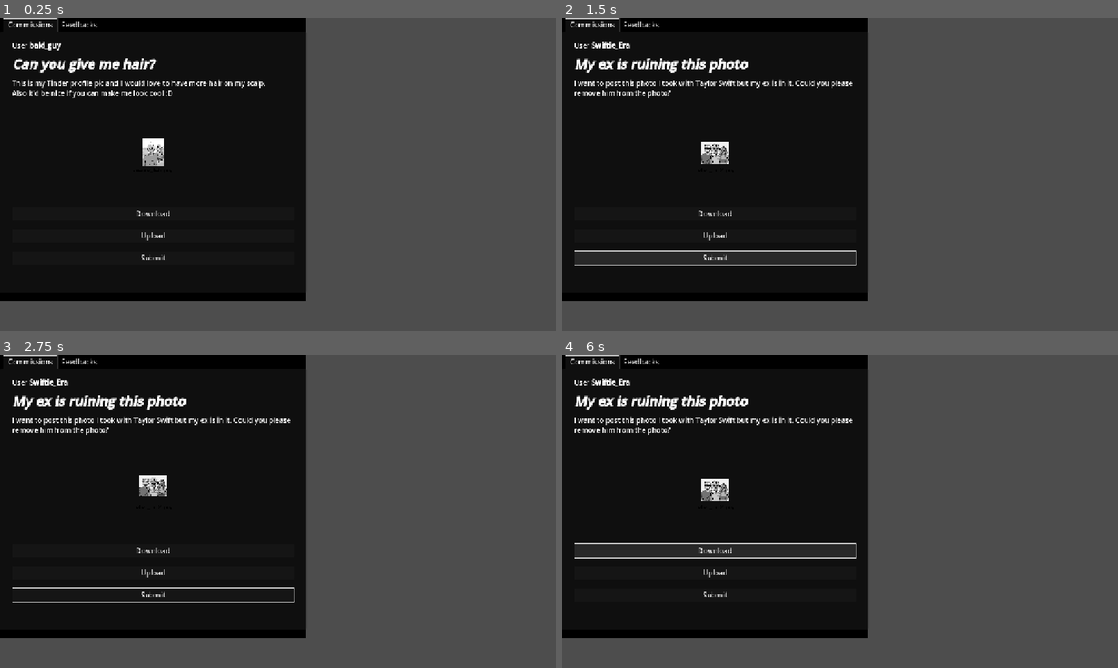
Above: before the commit, frames 1-4 (two rows, left to right).
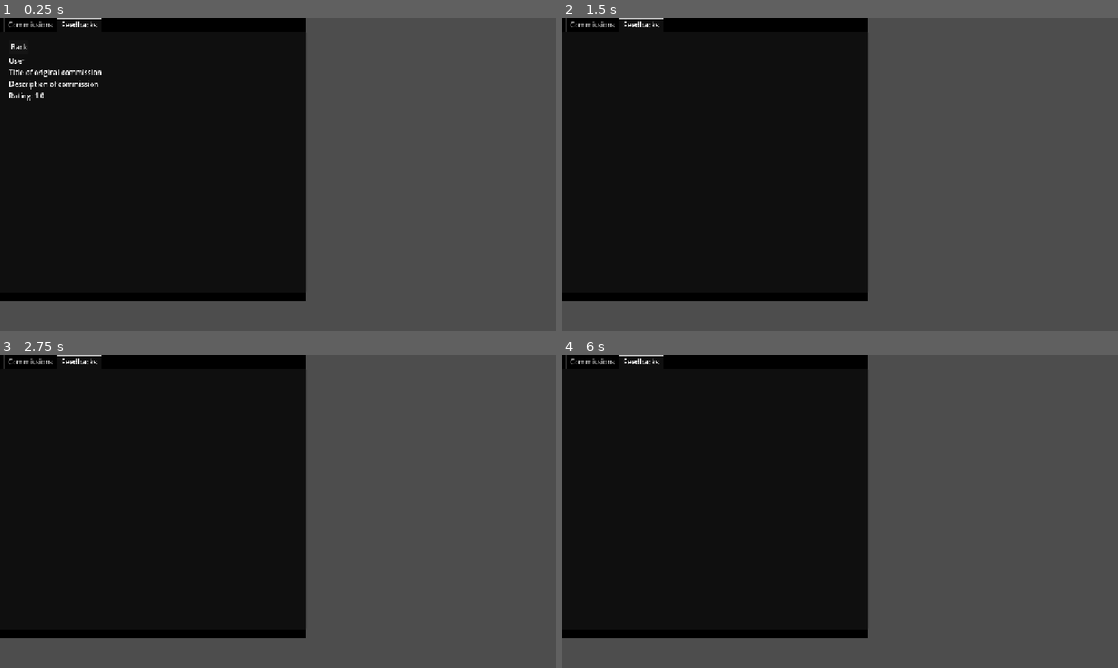
Above: after the commit, the same moments.

Repository: MunnChai/GMTKGameJam2025
Game: Godot game, scene res://apps/commissions_app/commissions_app.tscn
Same seed, same stepped clock (60 frames per second), same inputs: the game is played once before the commit and once after it. This scene is started directly instead of the project's main scene.
Inputs (mouse positions are in pixels of both pictures, inside the frame that each line leads up to):
- Up to frame 1 (0.25 s): no input
- Up to frame 2 (1.5 s): click (578, 46) at 0.5 s, where only the run after the commit has a clickable "Back"; click (717, 259) at 1.25 s, where only the run before the commit has a clickable "Submit"
- Up to frame 3 (2.75 s): click (155, 489) at 2 s, where only the run before the commit has a clickable "celeb_pic2.png"
- Up to frame 4 (6 s): click (717, 489) at 2.75 s, where only the run before the commit has a clickable "celeb_pic2.png"; click (717, 596) at 3.5 s, where only the run before the commit has a clickable "Submit"; click (717, 489) at 4.25 s, where only the run before the commit has a clickable "celeb_pic2.png"; click (717, 596) at 5 s, where only the run before the commit has a clickable "Submit"; click (717, 549) at 5.75 s, where only the run before the commit has a clickable "Download"

The runs differ from the first frame. In frame 1, 2.3% of the frame differs, in the area x 0-48%, y 0-78%; in frame 2, 4.6%; in frame 3, 2.5%; in frame 4, 4.7%, in the area x 0-53%, y 0-78%.

Commit message:
feedback now contains submitted work and a randomly generating rating

Diff:
--- a/game/gmtkgamejam2025/apps/commissions_app/commissions_app.gd
+++ b/game/gmtkgamejam2025/apps/commissions_app/commissions_app.gd
@@ -10,25 +10,30 @@
 @onready var title: RichTextLabel = %Title
 @onready var desc: RichTextLabel = %Description
 
+# commission related
 @onready var download_button: Button = %Download
 @onready var upload_button: Button = %Upload
 @onready var submit_button: Button = %Submit
+@onready var submitted_work: TextureRect = %SubmittedWork
 @onready var asset_list: HBoxContainer = %AssetList
+
+# feedback related
 @onready var back_button: Button = %BackButton
 @onready var feedback_list: VBoxContainer = %FeedbackList
 @onready var feedback_details: MarginContainer = %FeedbackDetails
 @onready var feedback_id: RichTextLabel = %FeedbackId
 @onready var feedback_title: RichTextLabel = %FeedbackTitle
 @onready var feedback_desc: RichTextLabel = %FeedbackDesc
-@onready var submitted_work: TextureRect = %SubmittedWork
+@onready var feedback_rating: RichTextLabel = %FeedbackRating
+@onready var feedback_submission: TextureRect = %FeedbackSubmission
 
 @export var commissions: Dictionary
 
 var commission_stat: CommissionStat
 
 const FileIconScene = preload("res://apps/file_explorer_app/file_icon.tscn")
-const FeedbackListItemScene = preload("res://apps/commissions_app/feedback_list_item.tscn")
-const FeedbackScript = preload("res://apps/commissions_app/feedback.gd")
+const FeedbackListItemScene = preload("res://apps/commissions_app/feedback/feedback_list_item.tscn")
+const FeedbackScript = preload("res://apps/commissions_app/feedback/feedback.gd")
 
 
 func _ready() -> void:
@@ -76,10 +81,11 @@
 	# emit_signal("day_changed")
 
 func add_feedback() -> void:
-	var feedback_instance: FeedbackListItem = FeedbackListItemScene.instantiate()
+	var feedback: Feedback = Feedback.new(randi_range(0, 10), CommissionsManager.get_submission())
+	CommissionsManager.add_feedback(feedback)
+	var feedback_instance = FeedbackListItemScene.instantiate()
 	feedback_list.add_child(feedback_instance)
-	feedback_instance.setup(commission_stat)
-	# add submission in the future
+	feedback_instance.setup(commission_stat, feedback)
 	feedback_instance.pressed.connect(on_feedback_item_pressed.bind(feedback_instance))
 
 func on_back_button_pressed() -> void:
@@ -93,14 +99,6 @@
 	submitted_work.show()
 	submitted_work.texture = work.texture
 
-func on_feedback_item_pressed(item: FeedbackListItem) -> void:
-	feedback_details.show()
-	feedback_list.hide()
-	var stat: CommissionStat = item.commission_stat
-	feedback_id.text = stat.id
-	feedback_title.text = stat.title
-	feedback_desc.text = stat.desc
-	#feedback_work.texture = item.submission
 
 func update_comm() -> void:
 	var day: int = GameStateManager.day
@@ -132,11 +130,26 @@
 		asset_list.add_child(icon_instance)
 		icon_instance.setup(file)
 
+
+func on_feedback_item_pressed(item: FeedbackListItem) -> void:
+	feedback_details.show()
+	feedback_list.hide()
+	var stat: CommissionStat = item.commission_stat
+	feedback_id.text = stat.id
+	feedback_title.text = stat.title
+	feedback_desc.text = stat.desc
+	var fb: Feedback = item.get_feedback()
+	feedback_rating.text = str(fb.rating)
+	feedback_submission.texture = fb.get_submission_texture()
+	#feedback_work.texture = item.submission
+
 #region TYLERS CODE
 func _load_existing_feedback() -> void:
-	var saved = CommissionsManager.get_feedbacks(int(commission_stat.id))
-	for fb_data in saved:
-		_create_feedback_item(fb_data)
+	return
+	## caused error so i commented it for now
+	#var saved = CommissionsManager.get_feedbacks(int(commission_stat.id))
+	#for fb_data in saved:
+		#_create_feedback_item(fb_data)
 
 func _on_feedback_added(c_id: int, fb_data) -> void:
 	if c_id != int(commission_stat.id):
--- a/game/gmtkgamejam2025/apps/commissions_app/commissions_app.tscn
+++ b/game/gmtkgamejam2025/apps/commissions_app/commissions_app.tscn
@@ -18,7 +18,7 @@
 }
 
 [node name="PanelContainer" type="PanelContainer" parent="."]
-custom_minimum_size = Vector2(705, 650)
+custom_minimum_size = Vector2(600, 650)
 layout_mode = 0
 offset_right = 705.0
 offset_bottom = 650.0
@@ -30,9 +30,10 @@
 
 [node name="TabContainer" type="TabContainer" parent="PanelContainer/VBoxContainer"]
 layout_mode = 2
-current_tab = 0
+current_tab = 1
 
 [node name="Commissions" type="MarginContainer" parent="PanelContainer/VBoxContainer/TabContainer"]
+visible = false
 layout_mode = 2
 theme_override_constants/margin_left = 20
 theme_override_constants/margin_top = 20
@@ -120,7 +121,6 @@
 text = "Submit"
 
 [node name="Feedbacks" type="MarginContainer" parent="PanelContainer/VBoxContainer/TabContainer"]
-visible = false
 layout_mode = 2
 theme_override_constants/margin_left = 20
 theme_override_constants/margin_top = 20
@@ -134,20 +134,21 @@
 
 [node name="FeedbackList" type="VBoxContainer" parent="PanelContainer/VBoxContainer/TabContainer/Feedbacks/ScrollContainer"]
 unique_name_in_owner = true
+visible = false
 custom_minimum_size = Vector2(0, 350)
 layout_mode = 2
 size_flags_horizontal = 4
 size_flags_vertical = 0
 
-[node name="FeedbackDetails" type="MarginContainer" parent="PanelContainer/VBoxContainer/TabContainer/Feedbacks"]
+[node name="FeedbackDetails" type="MarginContainer" parent="PanelContainer/VBoxContainer/TabContainer/Feedbacks/ScrollContainer"]
 unique_name_in_owner = true
-visible = false
+custom_minimum_size = Vector2(600, 0)
 layout_mode = 2
 
-[node name="VBoxContainer" type="VBoxContainer" parent="PanelContainer/VBoxContainer/TabContainer/Feedbacks/FeedbackDetails"]
+[node name="VBoxContainer" type="VBoxContainer" parent="PanelContainer/VBoxContainer/TabContainer/Feedbacks/ScrollContainer/FeedbackDetails"]
 layout_mode = 2
 
-[node name="BackButton" type="Button" parent="PanelContainer/VBoxContainer/TabContainer/Feedbacks/FeedbackDetails/VBoxContainer"]
+[node name="BackButton" type="Button" parent="PanelContainer/VBoxContainer/TabContainer/Feedbacks/ScrollContainer/FeedbackDetails/VBoxContainer"]
 unique_name_in_owner = true
 layout_mode = 2
 size_flags_horizontal = 0
@@ -155,23 +156,36 @@
 mouse_default_cursor_shape = 2
 text = "Back"
 
-[node name="FeedbackId" type="RichTextLabel" parent="PanelContainer/VBoxContainer/TabContainer/Feedbacks/FeedbackDetails/VBoxContainer"]
+[node name="FeedbackId" type="RichTextLabel" parent="PanelContainer/VBoxContainer/TabContainer/Feedbacks/ScrollContainer/FeedbackDetails/VBoxContainer"]
 unique_name_in_owner = true
 layout_mode = 2
 mouse_filter = 1
 text = "User"
 fit_content = true
 
-[node name="FeedbackTitle" type="RichTextLabel" parent="PanelContainer/VBoxContainer/TabContainer/Feedbacks/FeedbackDetails/VBoxContainer"]
+[node name="FeedbackTitle" type="RichTextLabel" parent="PanelContainer/VBoxContainer/TabContainer/Feedbacks/ScrollContainer/FeedbackDetails/VBoxContainer"]
 unique_name_in_owner = true
 layout_mode = 2
 mouse_filter = 1
 text = "Title of original commission"
 fit_content = true
 
-[node name="FeedbackDesc" type="RichTextLabel" parent="PanelContainer/VBoxContainer/TabContainer/Feedbacks/FeedbackDetails/VBoxContainer"]
+[node name="FeedbackDesc" type="RichTextLabel" parent="PanelContainer/VBoxContainer/TabContainer/Feedbacks/ScrollContainer/FeedbackDetails/VBoxContainer"]
 unique_name_in_owner = true
 layout_mode = 2
 mouse_filter = 1
 text = "Description of commission"
 fit_content = true
+
+[node name="FeedbackRating" type="RichTextLabel" parent="PanelContainer/VBoxContainer/TabContainer/Feedbacks/ScrollContainer/FeedbackDetails/VBoxContainer"]
+unique_name_in_owner = true
+layout_mode = 2
+text = "Rating: 1.0"
+fit_content = true
+
+[node name="FeedbackSubmission" type="TextureRect" parent="PanelContainer/VBoxContainer/TabContainer/Feedbacks/ScrollContainer/FeedbackDetails/VBoxContainer"]
+unique_name_in_owner = true
+custom_minimum_size = Vector2(0, 300)
+layout_mode = 2
+expand_mode = 1
+stretch_mode = 5
--- a/game/gmtkgamejam2025/apps/commissions_app/commissions_manager.gd
+++ b/game/gmtkgamejam2025/apps/commissions_app/commissions_manager.gd
@@ -4,22 +4,19 @@
 signal feedback_added(commission_id: int, feedback: Feedback)
 signal submission_added(work: File)
 
-var feedbacks: Dictionary[int, Array] = {}
+var feedbacks: Array[Feedback]
 var submission: File
 
-func add_feedback(commission_id: int, feedback: Feedback) -> void:
-	if not feedbacks.has(commission_id):
-		feedbacks[commission_id] = []
-	feedbacks[commission_id].append(feedback)
-	emit_signal("feedback_added", commission_id, feedback)
+func add_feedback(fb: Feedback) -> void:
+	feedbacks.append(fb)
 
-func get_feedbacks(commission_id: int) -> Array:
-	return feedbacks.get(commission_id, [])
-
-func clear_feedbacks(commission_id: int) -> void:
-	feedbacks.erase(commission_id)
+func get_feedbacks() -> Array[Feedback]:
+	return feedbacks
 
 func add_submission(work: File) -> void:
 	if work:
 		submission = work
 		submission_added.emit(work)
+
+func get_submission() -> File:
+	return submission
--- a/game/gmtkgamejam2025/apps/commissions_app/feedback.gd
+++ /dev/null
@@ -1,11 +0,0 @@
-class_name Feedback
-extends Node
-
-var title: String
-var rating: int
-var submission: Texture2D
-
-func _init(_title: String = "", _rating: int = 0, _submission: Texture2D = null) -> void:
-	title = _title
-	rating = _rating
-	submission = _submission
--- /dev/null
+++ b/game/gmtkgamejam2025/apps/commissions_app/feedback/feedback.gd
@@ -0,0 +1,12 @@
+class_name Feedback
+extends Node
+
+var rating: int
+var submission: File
+
+func _init(_rating: int = 0, _submission: File = null) -> void:
+	rating = _rating
+	submission = _submission
+
+func get_submission_texture() -> Texture:
+	return submission.texture
--- a/game/gmtkgamejam2025/apps/commissions_app/feedback_list_item.gd
+++ b/game/gmtkgamejam2025/apps/commissions_app/feedback/feedback_list_item.gd
@@ -4,19 +4,24 @@
 @onready var item_title: RichTextLabel = %ItemTitle
 @onready var client_id: RichTextLabel = %ClientId
 
+
+# List item only contains a Feedback object and commission_stat
 var commission_stat: CommissionStat
-var submission: Texture2D
 var feedback: Feedback
 
-func setup(stat: CommissionStat, work: Texture2D = null) -> void:
+func setup(stat: CommissionStat, fb: Feedback) -> void:
 	commission_stat = stat
-	submission = work
+	feedback = fb
 	item_title.text = stat.title
 	client_id.text = stat.id
 
+func get_feedback() -> Feedback:
+	return feedback
+
 func setup_with_data(stat: CommissionStat, fb: Feedback) -> void:
-	commission_stat = stat
-	feedback = fb
-	submission = fb.submission
-	item_title.text = fb.title
-	client_id.text = stat.id
+	#commission_stat = stat
+	#feedback = fb
+	#submission = fb.submission
+	#item_title.text = fb.title
+	#client_id.text = stat.id
+	return
--- a/game/gmtkgamejam2025/apps/commissions_app/feedback_list_item.tscn
+++ b/game/gmtkgamejam2025/apps/commissions_app/feedback/feedback_list_item.tscn
@@ -1,6 +1,6 @@
 [gd_scene load_steps=2 format=3 uid="uid://cl1xh4ieujfcs"]
 
-[ext_resource type="Script" path="res://apps/commissions_app/feedback_list_item.gd" id="1_vi54g"]
+[ext_resource type="Script" uid="uid://cba1ci6sl6c7l" path="res://apps/commissions_app/feedback/feedback_list_item.gd" id="1_vi54g"]
 
 [node name="FeedbackListItem" type="Button"]
 custom_minimum_size = Vector2(665, 100)
Renamed: game/gmtkgamejam2025/apps/commissions_app/feedback.gd.uid -> game/gmtkgamejam2025/apps/commissions_app/feedback/feedback.gd.uid
Renamed: game/gmtkgamejam2025/apps/commissions_app/feedback_list_item.gd.uid -> game/gmtkgamejam2025/apps/commissions_app/feedback/feedback_list_item.gd.uid
